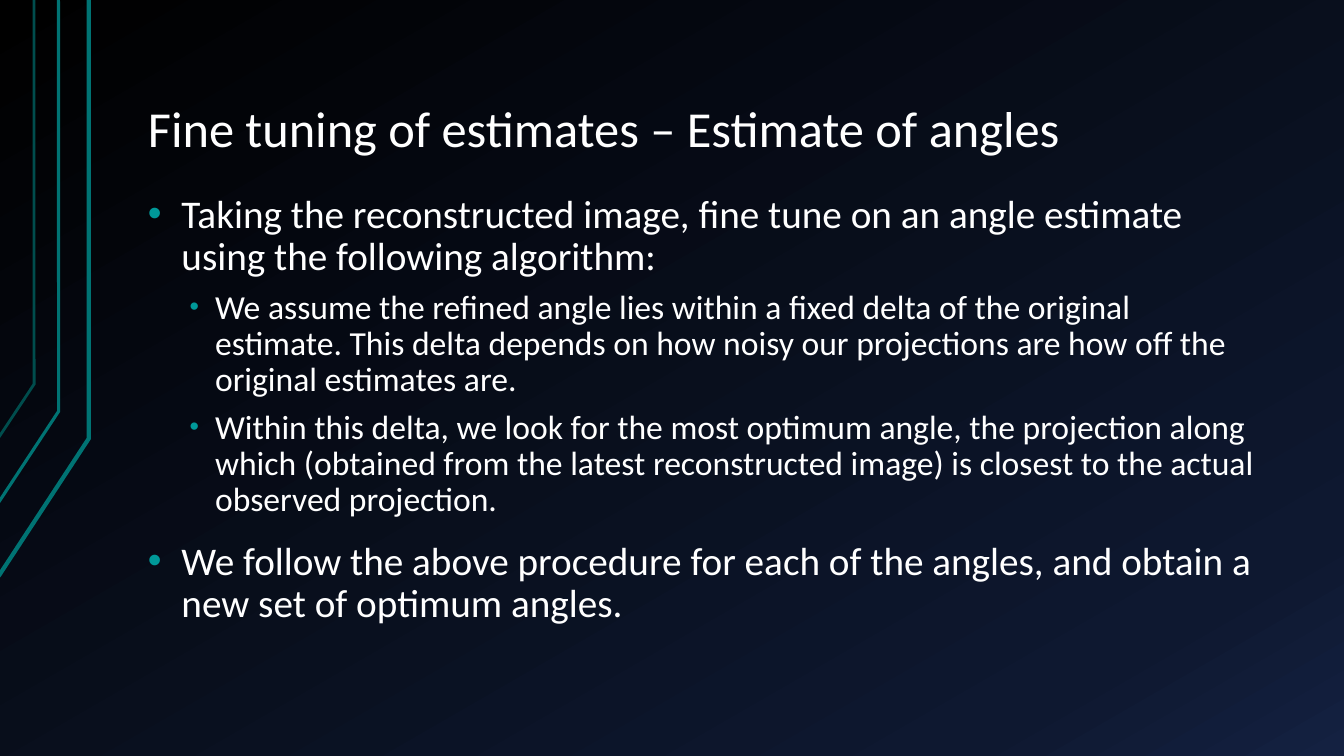
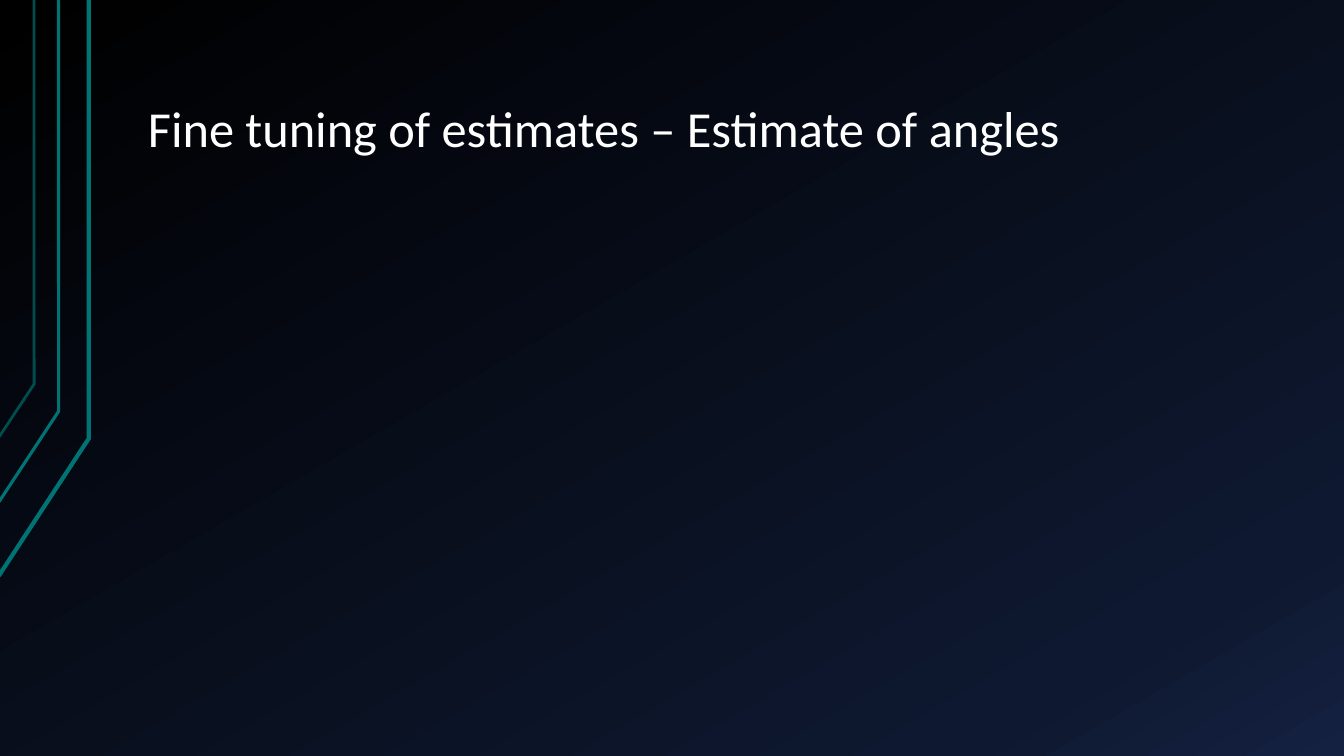
Before and after one commit to arunabh98/Noise-and-Outlier-Resistant-Tomographic-Reconstruction-under-Unknown-Viewing-Parameters, a slide deck: slide 8 of results/RnD Presentation.pptx (slide 6 before the commit). Drawn at 1344x756 pixels with LibreOffice and Linux fonts; fonts in the diff are those of the drawing; grey boxes stand for pictures. Boxes give left, top, right and bottom in pixels: in the first picture for what was removed or moved away, otherwise in the second. Text is boxed around its words. In the diff, an @@ line names an element or a change of style, - is before the commit and + after.

```diff
--- a/results/RnD Presentation.pptx
+++ b/results/RnD Presentation.pptx
@@ text removed at (181, 200, 1253, 624) @@
-• Taking the reconstructed image, fine tune on an angle estimate using the following algorithm:
-  • We assume the refined angle lies within a fixed delta of the original estimate. This delta depends on how noisy our projections are how off the original estimates are.
-  • Within this delta, we look for the most optimum angle, the projection along which (obtained from the latest reconstructed image) is closest to the actual observed projection.
-• We follow the above procedure for each of the angles, and obtain a new set of optimum angles.
```
Also in this commit, not shown: 8 other slides changed, 9 slides added, 1 slide removed, 11 other files.
